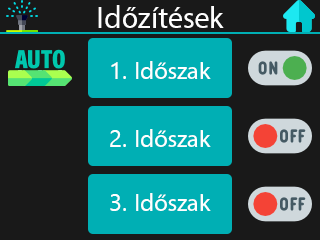
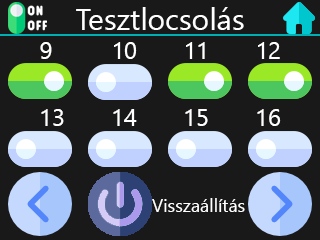
Two versions of the same layered image (320x240). Layer-by-layer changes:
showed group "Testlocsolás menu x64" (18 layers) over [left=8, top=2, right=315, bottom=236]
renamed "Réteg 7" to "Réteg 20", painted on it over [left=88, top=172, right=152, bottom=236]
painted on "Lapozás" (1st of 2, in "Testlocsolás menu x64") over [left=152, top=198, right=245, bottom=213]
hid group "Időzítések" (16 layers) over [left=6, top=0, right=315, bottom=222]
